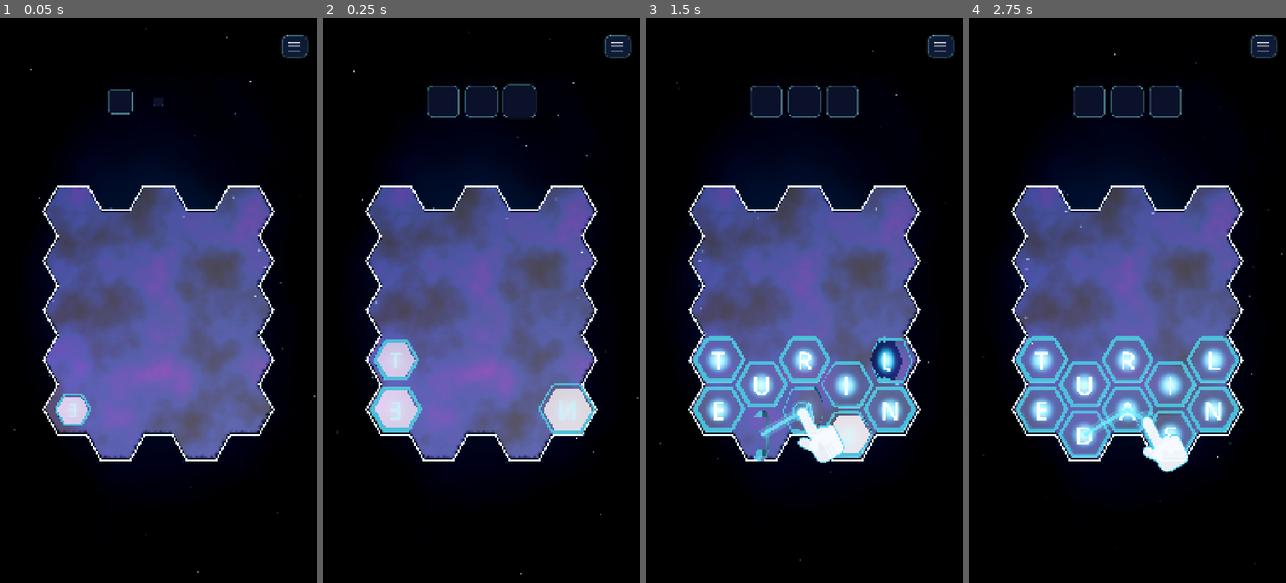
Above: before the commit, frames 1-4 (left to right).
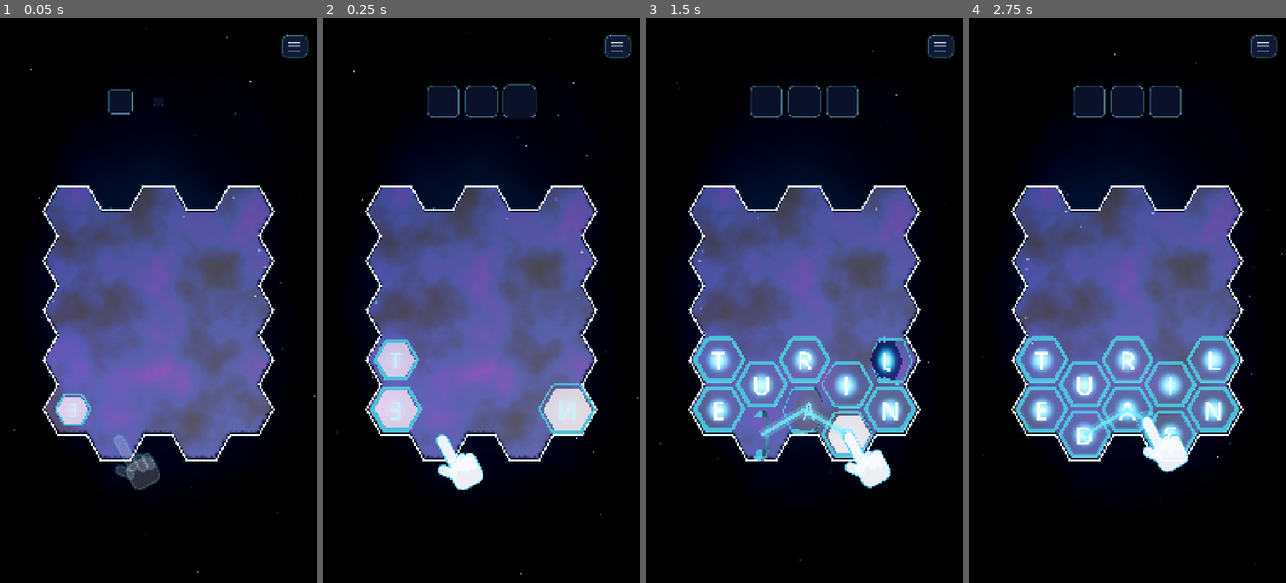
Above: after the commit, the same moments.

Repository: AdrianJetzer/hexi-bexi
Game: Godot game, scene res://scenes/screens/game_screen.tscn
Two runs of this game, one before a commit and one after it. Both use one fixed random seed, a clock stepped at 60 frames per second and the inputs below.
Inputs (mouse positions are in pixels of both pictures, inside the frame that each line leads up to):
- Up to frame 1 (0.05 s): no input
- Up to frame 2 (0.25 s): no input
- Up to frame 3 (1.5 s): tap Enter at 0.5 s; move the mouse to (874, 272) at 0.52 s; hold Shift 0.53-1.25 s; click (874, 272) at 0.67 s; drag from (741, 328) to (788, 413) at 1.27 s
- Up to frame 4 (2.75 s): move the mouse to (1159, 176) at 2.02 s; tap Ctrl at 2.1 s; click (1159, 176) at 2.17 s

The runs differ from the first frame. In frame 1, 0.8% of the frame differs, in the area x 36-51%, y 74-84%; in frame 2, 0.8%; in frame 3, 1.6%, in the area x 45-78%, y 67-84%; in frame 4, nothing differs.

Commit message:
Tutorial: Finger erst nach dem Buchstabenflug, in Runde 2 mit dem BAUM-Weg
Co-Authored-By: Claude Opus 5.5 <noreply@anthropic.com>

Diff:
--- a/letter-tetris/scenes/screens/game_screen.gd
+++ b/letter-tetris/scenes/screens/game_screen.gd
@@ -291,7 +291,9 @@
 	_board.path_changed.connect(func(word: String) -> void:
 		_blocks.preview(word)
 		_swiping = word != ""
-		_update_finger())
+		# Beim Loslassen erst nach der Wort-Prüfung (gleiches Bild): ein richtiges Wort schließt
+		# die Runde ab, dann bleibt der Finger weg.
+		_update_finger.call_deferred())
 
 	_ladder = LevelLadder.new()
 	add_child(_ladder)
@@ -1144,11 +1146,11 @@
 	if not want:
 		_finger.stop()
 		return
-	if _finger.is_playing():
-		return
 	var pts := PackedVector2Array()
 	for cell in session.tutorial_path():
 		pts.append(_tile_screen_pos(cell))
+	if _finger.is_playing() and _finger.points() == pts:
+		return  # zeigt schon diesen Weg
 	_finger.play(pts)
 
 
@@ -1432,6 +1434,7 @@
 
 func _on_quest_completed(_q: Quest, reward: int) -> void:
 	_completing = true
+	_finger.stop()
 	if reward > 0:
 		_show_reward(reward)
 	# Erst alle Buchstaben ankommen lassen, dann Auftrag ausblenden und den nächsten zeigen.
@@ -1448,7 +1451,8 @@
 			if _pending_quest and not session.is_over:
 				_blocks.show_quest(_pending_quest)
 			_pending_quest = null
-			_update_finger()
+			# Tutorial: Finger erst, wenn die Buchstaben oben sind und die neuen Steine liegen.
+			_finger_soon()
 			_show_choice()
 			_auto_riddle()))
 
--- a/letter-tetris/scenes/screens/tutorial_finger.gd
+++ b/letter-tetris/scenes/screens/tutorial_finger.gd
@@ -27,6 +27,11 @@
 	mouse_filter = Control.MOUSE_FILTER_IGNORE
 	set_anchors_preset(Control.PRESET_FULL_RECT)
 	modulate.a = 0.0
+
+
+## Der gerade gezeigte Weg.
+func points() -> PackedVector2Array:
+	return _points
 
 
 func is_playing() -> bool:
@@ -60,6 +65,7 @@
 	if _loop:
 		_loop.kill()
 	_loop = null
+	_points = PackedVector2Array()
 	modulate.a = 0.0
 	queue_redraw()
 
Not shown, changed: spec/screens.md
